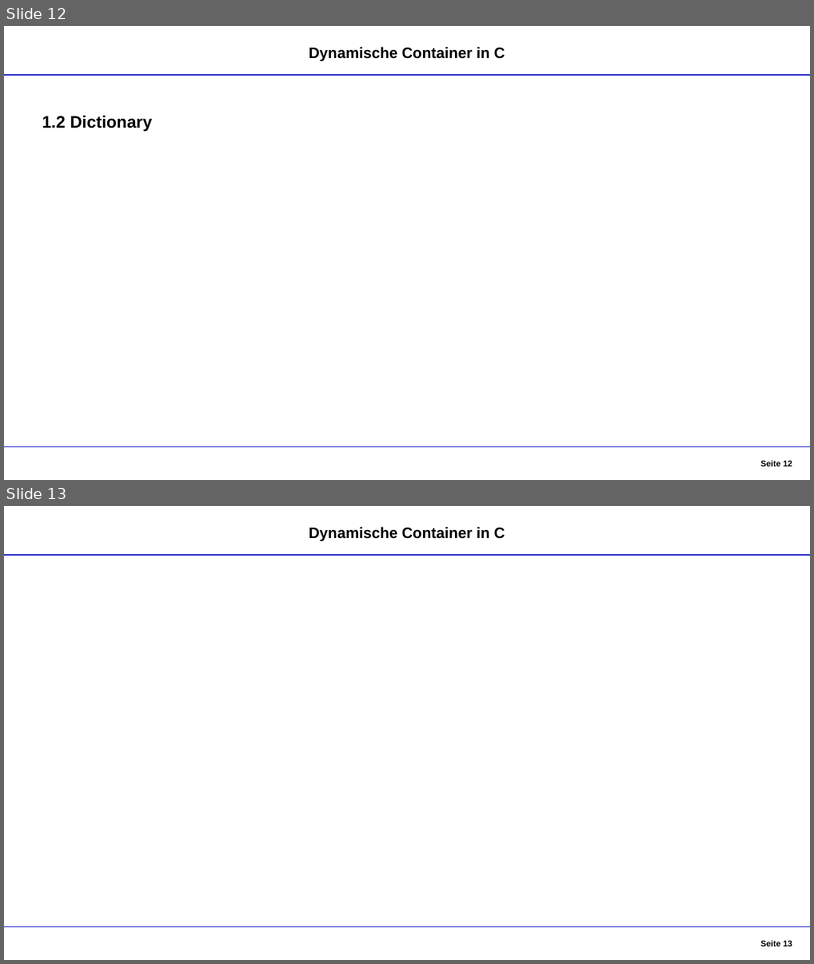
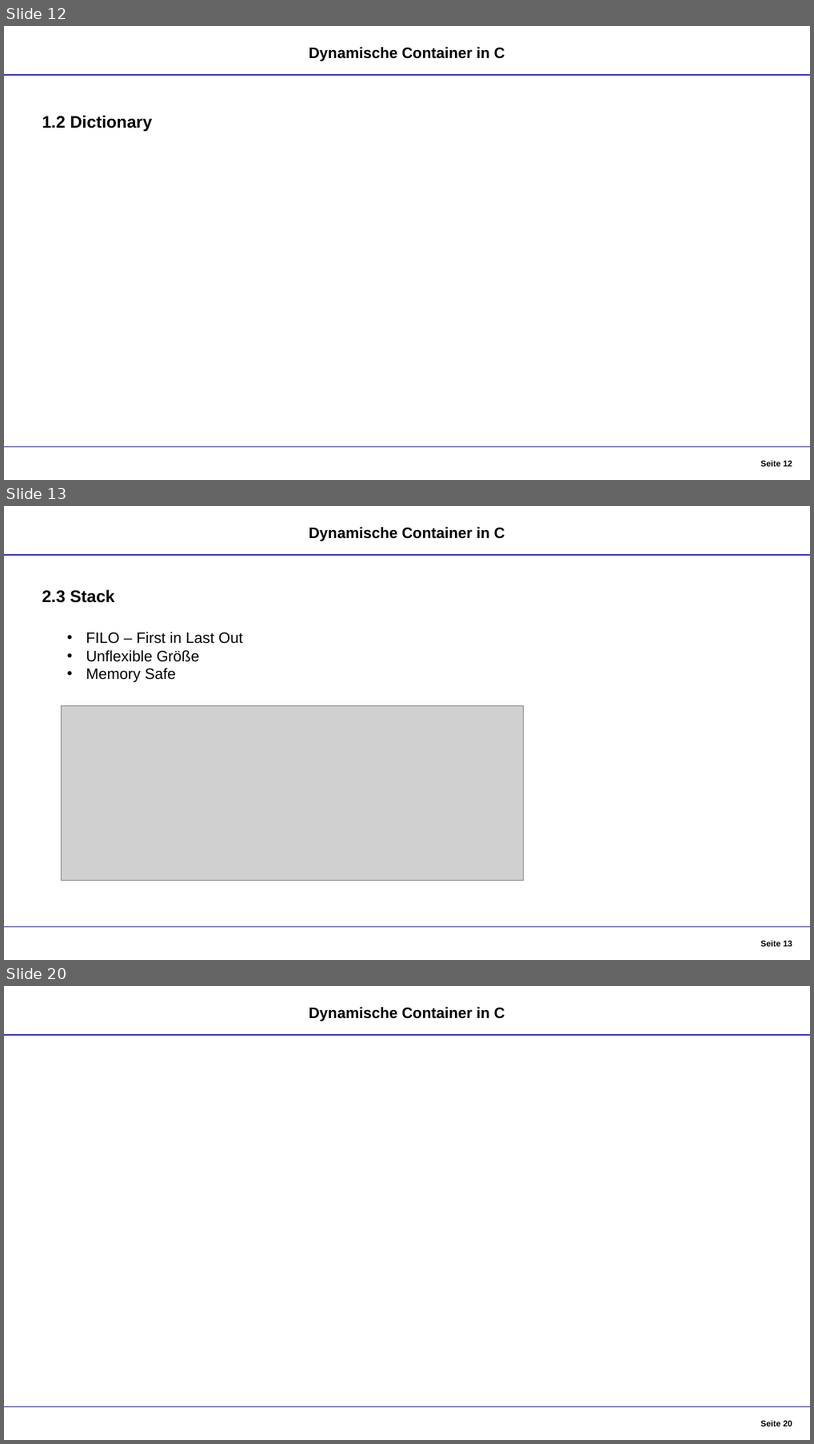
Before and after one commit to DennisGoss99/InPr_DynamicCollections, a slide deck: Dokumentation/Container - Präsentation.pptx. Shown one above the other, each under a label of ours: slides 12 and 13 before the commit, slides 12, 13 and 20 after it; the slides between them are not shown. The pictures are 814x964 and 814x1444 pixels, drawn with LibreOffice and Linux fonts; fonts in the diff are those of the drawing; grey boxes stand for pictures. Boxes give left, top, right and bottom in pixels: in the first picture for what was removed or moved away, otherwise in the second. Text is boxed around its words. In the diff, an @@ line names an element or a change of style, - is before the commit and + after.

```diff
--- a/Dokumentation/Container - Präsentation.pptx
+++ b/Dokumentation/Container - Präsentation.pptx
@@ slide 13 added at (4, 506, 810, 960), background #FFFFFF @@
@@ text added at (309, 527, 506, 541), 18 pt, text #000000, bold @@
+Dynamische Container in C
@@ line added from (4, 555) to (810, 555), #3333CC 1.25 pt @@
@@ text added at (42, 589, 115, 603), 20 pt, text #000000, bold @@
+2.3 Stack
@@ text added at (86, 632, 242, 682), 18 pt, text #000000 @@
+• FILO – First in Last Out
+• Unflexible Größe
+• Memory Safe
@@ picture added at (62, 706, 524, 880) @@
@@ line added from (4, 927) to (810, 927), #3333CC 1.25 pt @@
@@ page number added at (761, 940, 793, 946), 10 pt, text #000000, bold @@
+Seite 13
@@ what was slide 13 is now slide 20 @@
@@ page number at (761, 1420, 793, 1426): text changed @@
-Seite 13
+Seite 20
```
Also in this commit, not shown: 6 other slides added, 6 other files.
